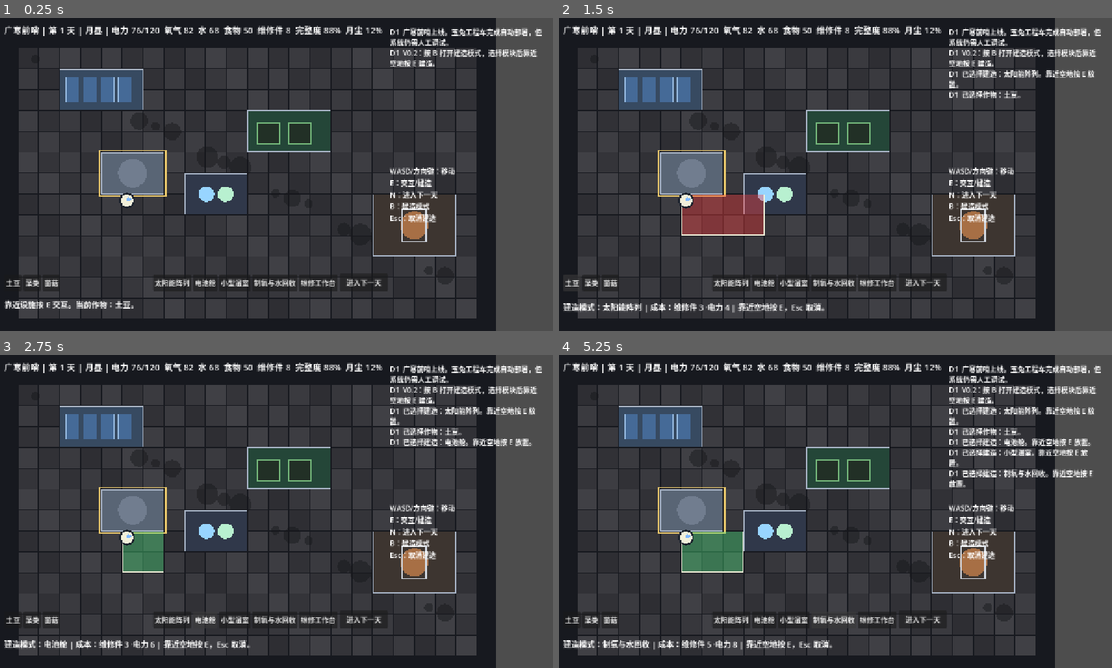
Above: before the commit, frames 1-4 (two rows, left to right).
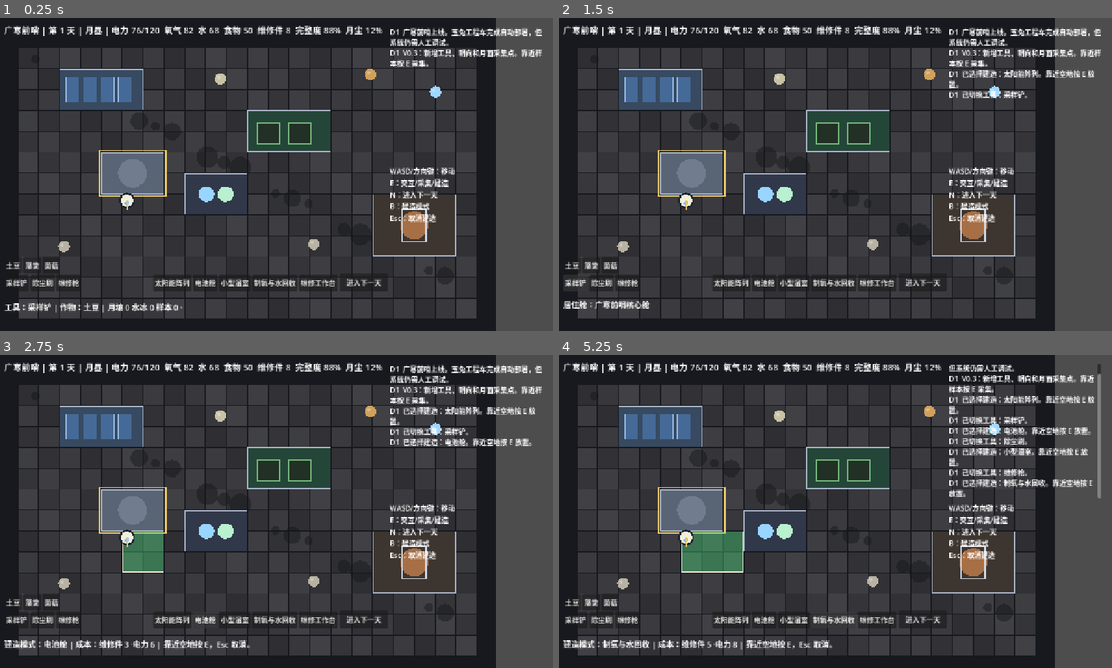
Above: after the commit, the same moments.

Repository: chinnseii/guanghan-outpost
Game: Godot game, scene res://scenes/main.tscn
Same seed, same stepped clock (60 frames per second), same inputs: the game is played once before the commit and once after it.
Inputs (mouse positions are in pixels of both pictures, inside the frame that each line leads up to):
- Up to frame 1 (0.25 s): no input
- Up to frame 2 (1.5 s): click "太阳能阵列" at 0.5 s; click (575, 284) at 1.25 s, where only the run after the commit has a clickable "采样铲"
- Up to frame 3 (2.75 s): click "电池舱" at 2 s
- Up to frame 4 (5.25 s): click (603, 621) at 2.75 s, where only the run after the commit has a clickable "除尘刷"; click "小型温室" at 3.5 s; click (625, 621) at 4.25 s, where only the run after the commit has a clickable "维修枪"; click "制氧与水回收" at 5 s

The runs differ from the first frame. In frame 1, 1.9% of the frame differs, in the area x 0-98%, y 10-95%; in frame 2, 4.1%; in frame 3, 1.4%; in frame 4, 5.7%, in the area x 1-98%, y 2-86%.

Commit message:
Add lunar surface tools and sampling

Diff:
--- a/scripts/main.gd
+++ b/scripts/main.gd
@@ -13,9 +13,12 @@
 
 var player_pos := Vector2(300, 420)
 var player_radius := 14.0
+var player_facing := Vector2.DOWN
+var walk_phase := 0.0
 var interact_target: Dictionary = {}
 
 var selected_crop := "potato"
+var selected_tool := "sampler"
 var build_mode := false
 var selected_build := ""
 var log_lines: Array[String] = []
@@ -23,6 +26,7 @@
 var solar_dust := 0.12
 var oxygen_wear := 0.08
 var next_module_uid := 1
+var next_collectable_uid := 1
 
 var resources := {
 	"power": 76.0,
@@ -31,6 +35,9 @@
 	"food": 50.0,
 	"parts": 8.0,
 	"integrity": 88.0,
+	"regolith": 0.0,
+	"ice": 0.0,
+	"samples": 0.0,
 }
 
 var resource_names := {
@@ -40,6 +47,15 @@
 	"food": "食物",
 	"parts": "维修件",
 	"integrity": "完整度",
+	"regolith": "月壤",
+	"ice": "水冰",
+	"samples": "样本",
+}
+
+var tool_defs := {
+	"sampler": {"name": "采样铲", "hint": "采集月壤、冰样本和陨石碎片"},
+	"brush": {"name": "除尘刷", "hint": "清理太阳能阵列月尘"},
+	"repair": {"name": "维修枪", "hint": "维护生命维持设备"},
 }
 
 var crop_defs := {
@@ -101,13 +117,15 @@
 }
 
 var modules: Array[Dictionary] = []
+var collectables: Array[Dictionary] = []
 
 func _ready() -> void:
 	_setup_input_map()
 	_setup_starting_base()
+	_setup_collectables()
 	_setup_ui()
 	add_log("广寒前哨上线。玉兔工程车完成自动部署，但系统仍需人工调试。")
-	add_log("V0.2：按 B 打开建造模式，选择模块后靠近空地按 E 建造。")
+	add_log("V0.3：新增工具、朝向和月面采集点。靠近样本按 E 采集。")
 	_update_ui()
 
 func _setup_input_map() -> void:
@@ -141,6 +159,9 @@
 		return
 	var input := Input.get_vector("move_left", "move_right", "move_up", "move_down")
 	player_pos += input * PLAYER_SPEED * delta
+	if input.length() > 0.01:
+		player_facing = input.normalized()
+		walk_phase += delta * 10.0
 	player_pos.x = clamp(player_pos.x, MAP_ORIGIN.x + 5.0, MAP_ORIGIN.x + MAP_W * TILE - 5.0)
 	player_pos.y = clamp(player_pos.y, MAP_ORIGIN.y + 5.0, MAP_ORIGIN.y + MAP_H * TILE - 5.0)
 	_find_interaction()
@@ -160,6 +181,7 @@
 
 func _draw() -> void:
 	_draw_moon_surface()
+	_draw_collectables()
 	_draw_modules()
 	_draw_build_ghost()
 	_draw_player()
@@ -175,6 +197,23 @@
 		var cx := 90 + (i * 157) % 980
 		var cy := 95 + (i * 83) % 510
 		draw_circle(Vector2(cx, cy), 10 + (i % 4) * 5, Color(0.08, 0.085, 0.095, 0.45))
+
+func _draw_collectables() -> void:
+	for item: Dictionary in collectables:
+		if item["depleted"]:
+			continue
+		var pos: Vector2 = item["pos"]
+		var color := Color("#b8b2a2")
+		if item["type"] == "ice":
+			color = Color("#9fd7ff")
+		elif item["type"] == "meteor":
+			color = Color("#d1a15b")
+		elif item["type"] == "sample":
+			color = Color("#c9c3a5")
+		if interact_target == item:
+			draw_circle(pos, 20, Color("#e7c66b"))
+		draw_circle(pos, 13, color)
+		draw_circle(pos + Vector2(-4, -4), 4, Color(1, 1, 1, 0.28))
 
 func _draw_modules() -> void:
 	for module: Dictionary in modules:
@@ -239,9 +278,14 @@
 	draw_rect(rect, Color("#f2f0da"), false, 2)
 
 func _draw_player() -> void:
+	var foot_offset := sin(walk_phase) * 3.0
+	var side := Vector2(-player_facing.y, player_facing.x)
+	draw_circle(player_pos - side * 7 + Vector2(0, foot_offset), 5, Color("#303846"))
+	draw_circle(player_pos + side * 7 - Vector2(0, foot_offset), 5, Color("#303846"))
 	draw_circle(player_pos, player_radius + 4, Color("#1b222d"))
 	draw_circle(player_pos, player_radius, Color("#f2f0da"))
-	draw_circle(player_pos + Vector2(4, -3), 5, Color("#7fb8ff"))
+	draw_circle(player_pos + player_facing * 6, 5, Color("#7fb8ff"))
+	draw_line(player_pos, player_pos + player_facing * 22, Color("#e7c66b"), 2)
 
 func _find_interaction() -> void:
 	interact_target = {}
@@ -250,6 +294,13 @@
 		if rect.has_point(player_pos):
 			interact_target = module
 			return
+	for item: Dictionary in collectables:
+		if item["depleted"]:
+			continue
+		var pos: Vector2 = item["pos"]
+		if player_pos.distance_to(pos) <= 34.0:
+			interact_target = item
+			return
 
 func _interact() -> void:
 	if build_mode and selected_build != "":
@@ -257,6 +308,10 @@
 		return
 	if interact_target.is_empty():
 		add_log("附近没有可操作目标。")
+		return
+	if interact_target.has("kind") and interact_target["kind"] == "collectable":
+		_collect_surface_item(interact_target)
+		_update_ui()
 		return
 	match String(interact_target["type"]):
 		"greenhouse":
@@ -289,6 +344,9 @@
 		add_log("%s 生长进度 %d/%d 天。" % [crop_def["name"], module["age"], crop_def["days"]])
 
 func _clean_solar() -> void:
+	if selected_tool != "brush":
+		add_log("需要先选择除尘刷。")
+		return
 	if resources["parts"] < 1:
 		add_log("缺少维修件，无法进行除尘维护。")
 		return
@@ -297,6 +355,9 @@
 	add_log("清理太阳能阵列。月尘覆盖降至 %d%%。" % int(solar_dust * 100))
 
 func _repair_life_support() -> void:
+	if selected_tool != "repair":
+		add_log("需要先选择维修枪。")
+		return
 	if resources["parts"] < 1:
 		add_log("维修件不足，生命维持系统只能继续带病运行。")
 		return
@@ -331,6 +392,13 @@
 	build_mode = true
 	var def: Dictionary = module_defs[module_type]
 	add_log("已选择建造：%s。靠近空地按 E 放置。" % def["name"])
+	_update_ui()
+
+func _select_tool(tool_name: String) -> void:
+	selected_tool = tool_name
+	build_mode = false
+	selected_build = ""
+	add_log("已切换工具：%s。" % tool_defs[tool_name]["name"])
 	_update_ui()
 
 func _try_build_selected() -> void:
@@ -360,6 +428,47 @@
 	}
 	next_module_uid += 1
 	modules.append(module)
+
+func _setup_collectables() -> void:
+	collectables.clear()
+	_add_collectable("regolith", Vector2(155, 525), 4.0)
+	_add_collectable("regolith", Vector2(730, 520), 4.0)
+	_add_collectable("ice", Vector2(1010, 170), 3.0)
+	_add_collectable("meteor", Vector2(860, 130), 2.0)
+	_add_collectable("sample", Vector2(515, 140), 1.0)
+
+func _add_collectable(item_type: String, pos: Vector2, amount: float) -> void:
+	collectables.append({
+		"uid": next_collectable_uid,
+		"kind": "collectable",
+		"type": item_type,
+		"pos": pos,
+		"amount": amount,
+		"depleted": false,
+	})
+	next_collectable_uid += 1
+
+func _collect_surface_item(item: Dictionary) -> void:
+	if selected_tool != "sampler":
+		add_log("需要先选择采样铲。")
+		return
+	var amount: float = item["amount"]
+	match String(item["type"]):
+		"regolith":
+			resources["regolith"] += amount
+			add_log("采集月壤 +%.0f。未来可用于月壤提氧和防辐射覆盖。" % amount)
+		"ice":
+			resources["ice"] += amount
+			resources["water"] += amount * 2.0
+			add_log("采集水冰样本 +%.0f，水 +%.0f。" % [amount, amount * 2.0])
+		"meteor":
+			resources["parts"] += amount
+			resources["samples"] += 1.0
+			add_log("回收陨石金属：维修件 +%.0f，科研样本 +1。" % amount)
+		"sample":
+			resources["samples"] += amount
+			add_log("采集特殊月壤样本 +%.0f。嫦娥样本数据库可用于后续科技线。" % amount)
+	item["depleted"] = true
 
 func _advance_day() -> void:
 	day += 1
@@ -535,12 +644,12 @@
 	controls.name = "Controls"
 	controls.position = Vector2(905, 340)
 	controls.size = Vector2(350, 120)
-	controls.text = "WASD/方向键：移动\nE：交互/建造\nN：进入下一天\nB：建造模式\nEsc：取消建造"
+	controls.text = "WASD/方向键：移动\nE：交互/采集/建造\nN：进入下一天\nB：建造模式\nEsc：取消建造"
 	root.add_child(controls)
 
 	var crop_panel := HBoxContainer.new()
 	crop_panel.name = "CropPanel"
-	crop_panel.position = Vector2(18, 590)
+	crop_panel.position = Vector2(18, 550)
 	crop_panel.size = Vector2(330, 38)
 	root.add_child(crop_panel)
 	for crop_name: String in crop_defs.keys():
@@ -548,6 +657,17 @@
 		button.text = crop_defs[crop_name]["name"]
 		button.pressed.connect(_select_crop.bind(crop_name))
 		crop_panel.add_child(button)
+
+	var tool_panel := HBoxContainer.new()
+	tool_panel.name = "ToolPanel"
+	tool_panel.position = Vector2(18, 590)
+	tool_panel.size = Vector2(330, 38)
+	root.add_child(tool_panel)
+	for tool_name: String in ["sampler", "brush", "repair"]:
+		var button := Button.new()
+		button.text = tool_defs[tool_name]["name"]
+		button.pressed.connect(_select_tool.bind(tool_name))
+		tool_panel.add_child(button)
 
 	var build_panel := HBoxContainer.new()
 	build_panel.name = "BuildPanel"
@@ -609,14 +729,20 @@
 		day, phase, resources["power"], power_cap, resources["oxygen"], resources["water"], resources["food"],
 		resources["parts"], resources["integrity"], int(solar_dust * 100)
 	]
-	var hint := "靠近设施按 E 交互。当前作物：%s。" % crop_defs[selected_crop]["name"]
+	var hint := "工具：%s | 作物：%s | 月壤 %.0f 水冰 %.0f 样本 %.0f。" % [
+		tool_defs[selected_tool]["name"], crop_defs[selected_crop]["name"],
+		resources["regolith"], resources["ice"], resources["samples"]
+	]
 	if build_mode and selected_build != "":
 		var def: Dictionary = module_defs[selected_build]
 		var cost: Dictionary = def["cost"]
 		hint = "建造模式：%s | 成本：维修件 %.0f、电力 %.0f | 靠近空地按 E，Esc 取消。" % [def["name"], cost["parts"], cost["power"]]
 	elif not interact_target.is_empty():
-		var def: Dictionary = module_defs[interact_target["type"]]
-		hint = "%s：%s" % [def["name"], def["hint"]]
+		if interact_target.has("kind") and interact_target["kind"] == "collectable":
+			hint = "月面采集点：按 E 使用 %s。%s" % [tool_defs[selected_tool]["name"], tool_defs[selected_tool]["hint"]]
+		else:
+			var def: Dictionary = module_defs[interact_target["type"]]
+			hint = "%s：%s" % [def["name"], def["hint"]]
 	$UI/Root/Hint.text = hint
 	$UI/Root/Log.text = _join_strings(log_lines, "\n")
 
Not shown, changed: ITERATION_PLAN.md
Not shown, changed: README.md
